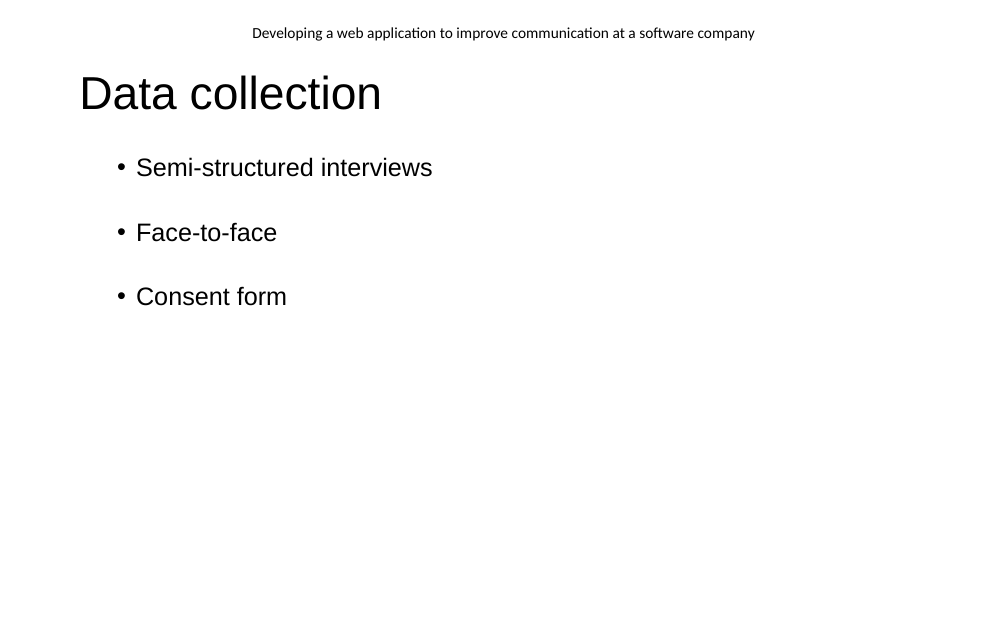
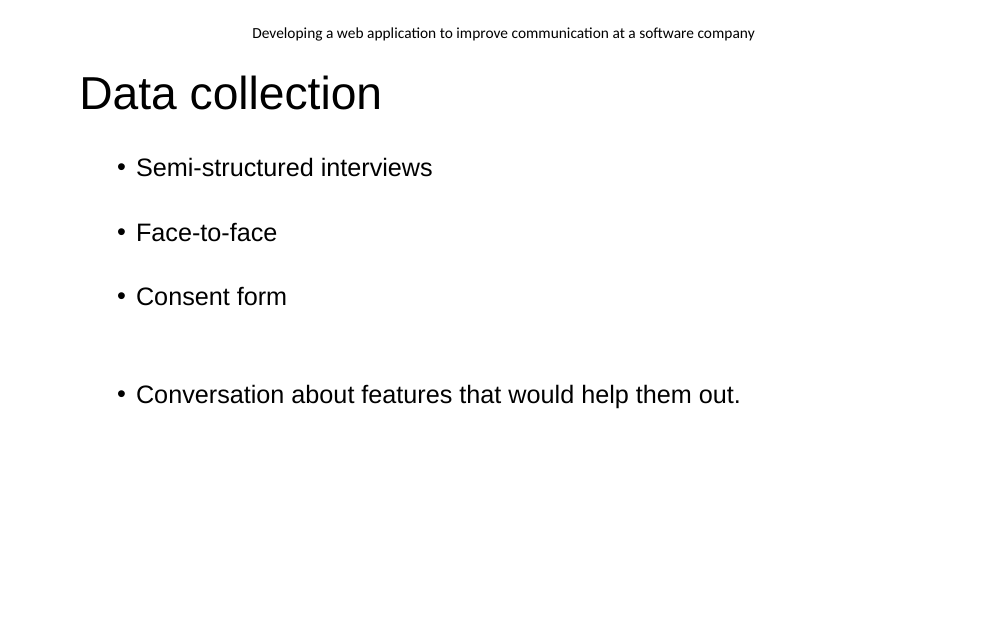
Before and after one commit to EnricoDreyer/Honors2021, a slide deck: slide 11 of Z ITRI 671 Research/Presentation/ITRI671_Presentation.pptx. Drawn at 1008x630 pixels with LibreOffice and Linux fonts; fonts in the diff are those of the drawing; background and template pictures are left out. Boxes give left, top, right and bottom in pixels: in the first picture for what was removed or moved away, otherwise in the second. Text is boxed around its words. In the diff, an @@ line names an element or a change of style, - is before the commit and + after.

```diff
--- a/Z ITRI 671 Research/Presentation/ITRI671_Presentation.pptx
+++ b/Z ITRI 671 Research/Presentation/ITRI671_Presentation.pptx
@@ text at <box>136,384,741,408</box>: paragraph added @@
+  • Conversation about features that would help them out.
```
Also in this commit, not shown: 9 other slides changed, 4 slides added, 1 slide removed, 13 other files.
